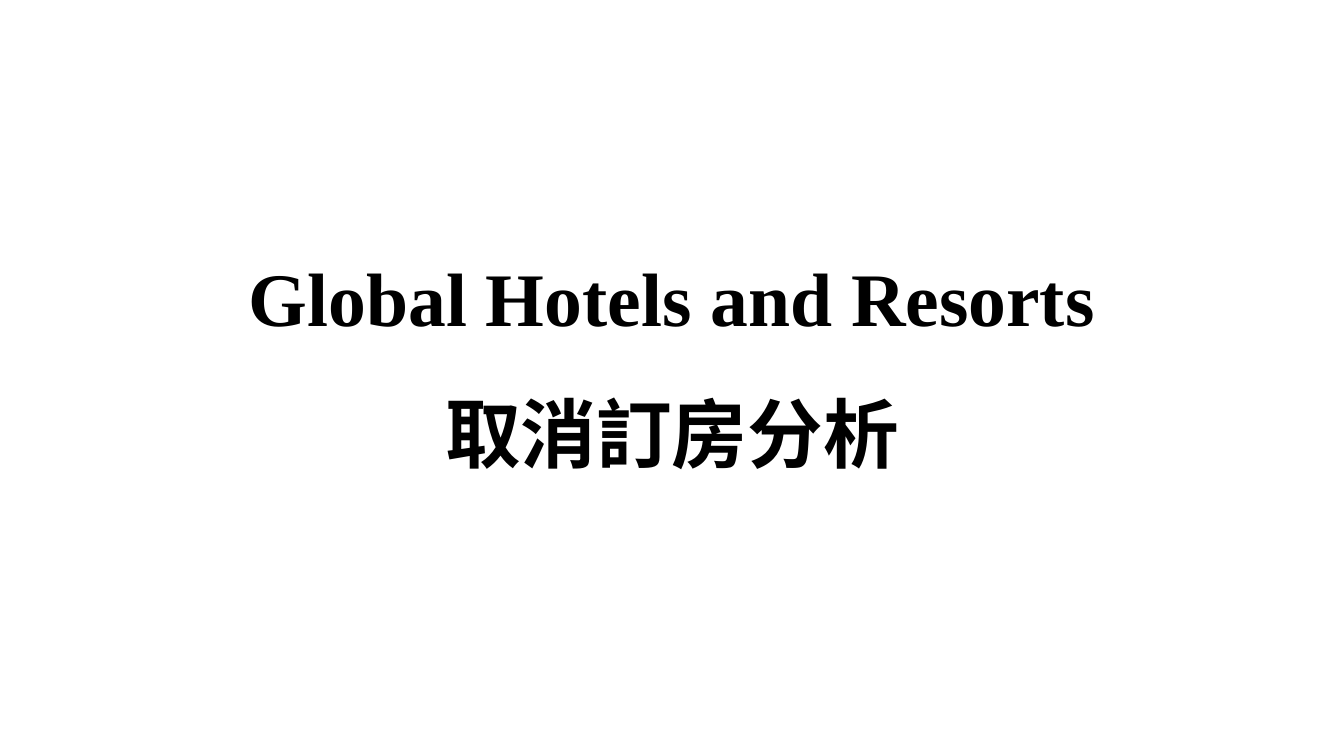
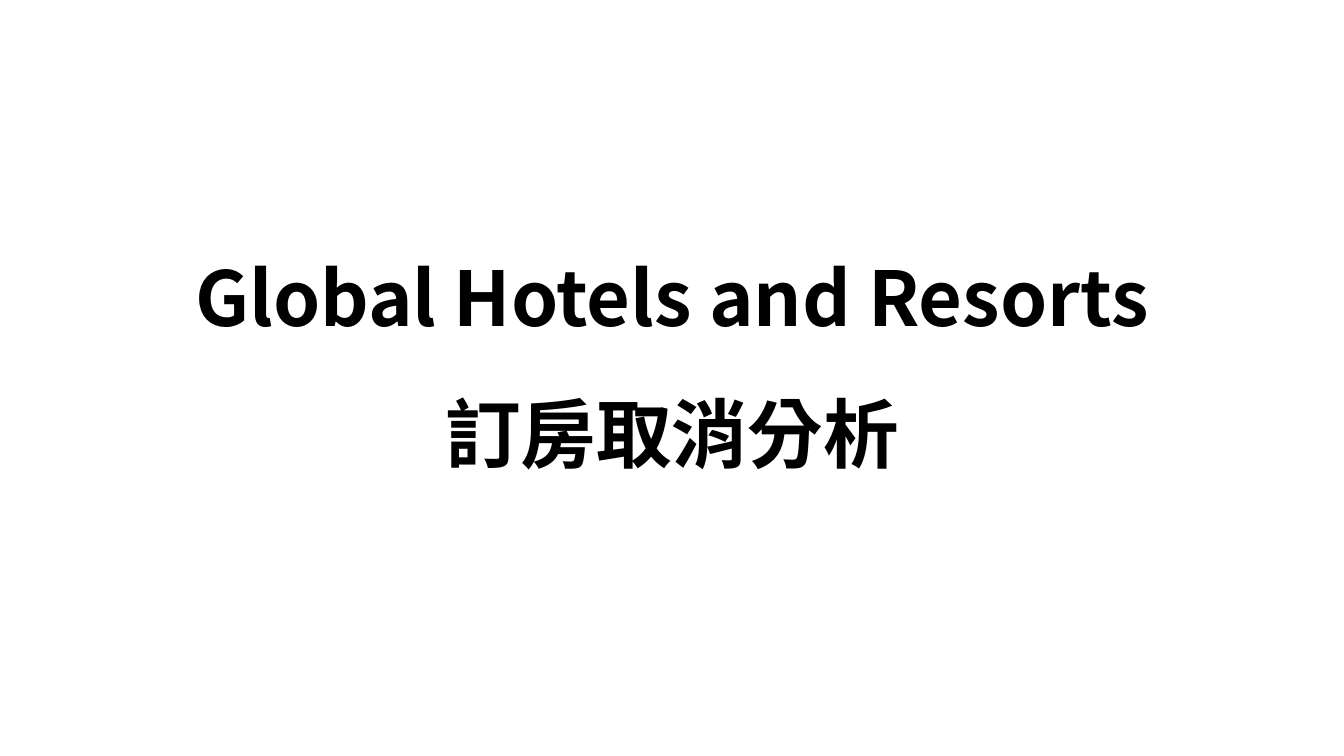
Before and after one commit to William-07/GHR_Analysis, a slide deck: slide 1 of Report/Global Hotels and Resorts Revenue Analysis - Cancellation Analysis.pptx. Drawn at 1344x756 pixels with LibreOffice and Linux fonts; fonts in the diff are those of the drawing. Boxes give left, top, right and bottom in pixels: in the first picture for what was removed or moved away, otherwise in the second. Text is boxed around its words. In the diff, an @@ line names an element or a change of style, - is before the commit and + after.

```diff
--- a/Report/Global Hotels and Resorts Revenue Analysis - Cancellation Analysis.pptx
+++ b/Report/Global Hotels and Resorts Revenue Analysis - Cancellation Analysis.pptx
@@ title at <box>195,265,1149,470</box>: text changed; font Times New Roman to Noto Sans CJK TC @@
-Global Hotels and Resorts
-取消訂房分析
+Global Hotels and Resorts
+訂房取消分析
```
Also in this commit, not shown: 13 other slides changed, 1 slide added, 1 slide removed.
